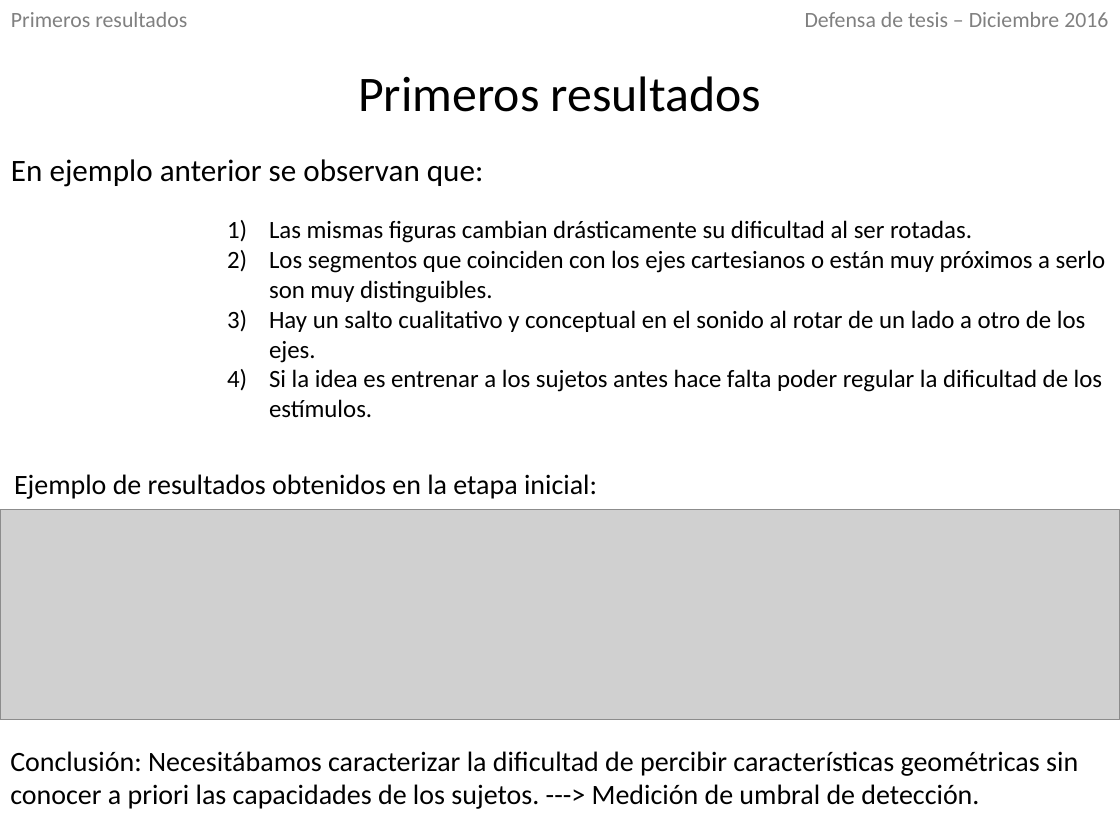
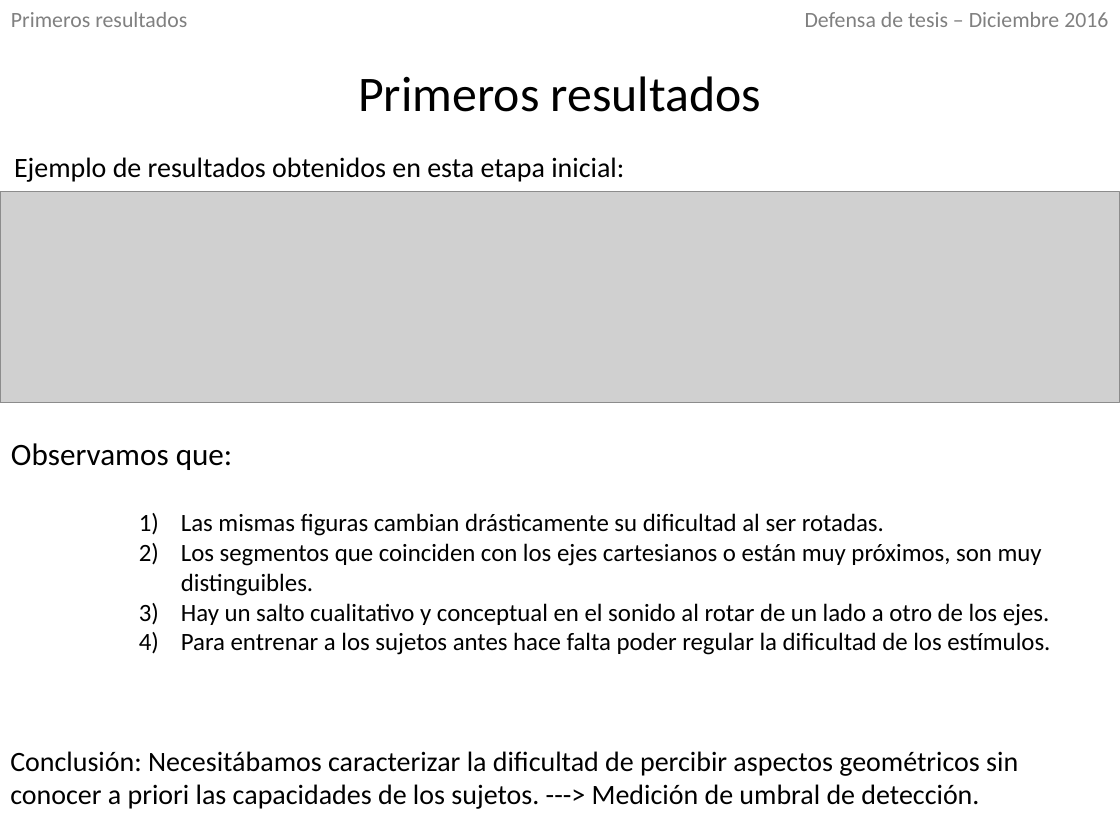
Before and after one commit to IoniUTDT/RedaccionTesis, a slide deck: slide 14 of Defensa/Defensa.pptx (slide 13 before the commit). Drawn at 1120x840 pixels with LibreOffice and Linux fonts; fonts in the diff are those of the drawing; grey boxes stand for pictures. Boxes give left, top, right and bottom in pixels: in the first picture for what was removed or moved away, otherwise in the second. Text is boxed around its words. In the diff, an @@ line names an element or a change of style, - is before the commit and + after.

```diff
--- a/Defensa/Defensa.pptx
+++ b/Defensa/Defensa.pptx
@@ text at [14, 157, 624, 182]: text changed @@
-Ejemplo de resultados obtenidos en la etapa inicial:
+Ejemplo de resultados obtenidos en esta etapa inicial:
@@ picture: place and size @@
-picture at [0, 510, 1120, 720]
+picture at [0, 192, 1120, 402]
@@ text at [11, 443, 233, 470]: text changed @@
-En ejemplo anterior se observan que:
+Observamos que:
@@ text "Las mismas figuras cambian drásticamente ...": place and size @@
-text "Las mismas figuras cambian drásticamente ..." at [269, 220, 1105, 418]
+text "Las mismas figuras cambian drásticamente ..." at [181, 513, 1050, 655]
@@ text at [181, 543, 1042, 596]: text changed @@
-2) Los segmentos que coinciden con los ejes cartesianos o están muy próximos a serlo son muy distinguibles.
+2) Los segmentos que coinciden con los ejes cartesianos o están muy próximos, son muy distinguibles.
@@ text at [181, 632, 1050, 655]: text changed @@
-4) Si la idea es entrenar a los sujetos antes hace falta poder regular la dificultad de los estímulos.
+4) Para entrenar a los sujetos antes hace falta poder regular la dificultad de los estímulos.
@@ text at [10, 751, 1018, 809]: text changed @@
-Conclusión: Necesitábamos caracterizar la dificultad de percibir características geométricas sin conocer a priori las capacidades de los sujetos. ---> Medición de umbral de detección.
+Conclusión: Necesitábamos caracterizar la dificultad de percibir aspectos geométricos sin conocer a priori las capacidades de los sujetos. ---> Medición de umbral de detección.
```
Also in this commit, not shown: 18 other slides changed, 14 slides added, 6 other files.
